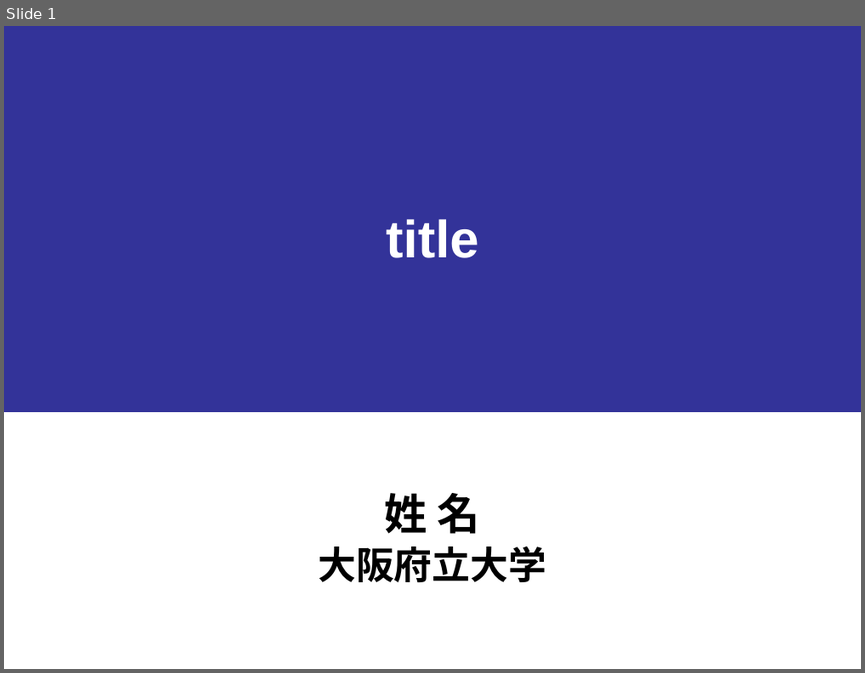
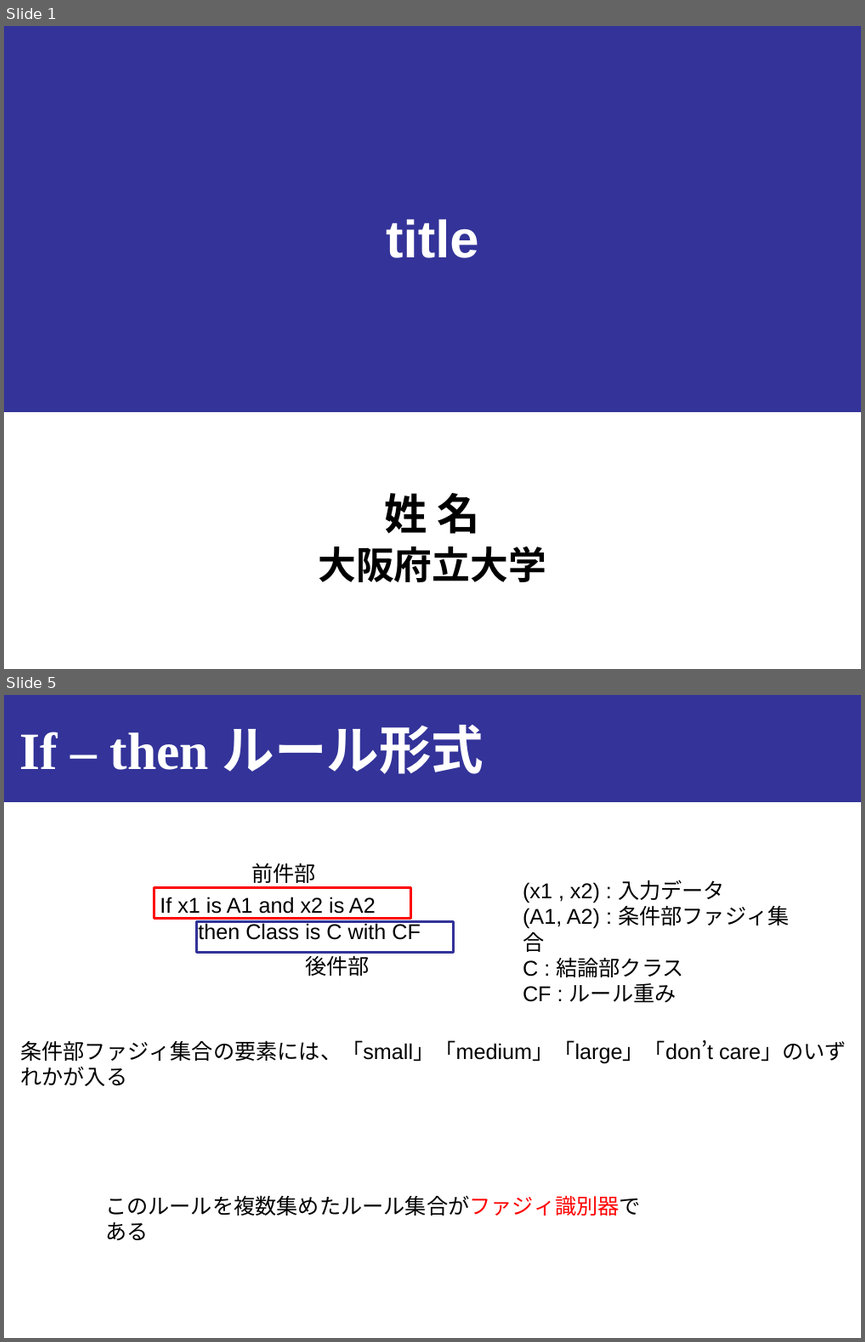
Before and after one commit to onikUone/Junior, a slide deck: Junior_下書き.pptx. Shown one above the other, each under a label of ours: slide 1 before the commit, slides 1 and 5 after it; the slides between them are not shown. The pictures are 865x673 and 865x1342 pixels, drawn with LibreOffice and Linux fonts; fonts in the diff are those of the drawing. Boxes give left, top, right and bottom in pixels: in the first picture for what was removed or moved away, otherwise in the second. Text is boxed around its words. In the diff, an @@ line names an element or a change of style, - is before the commit and + after.

```diff
--- a/Junior_下書き.pptx
+++ b/Junior_下書き.pptx
@@ slide 5 added at (x1=4, y1=695, x2=861, y2=1338), background #FFFFFF @@
@@ rectangle added at (x1=4, y1=695, x2=861, y2=802), fill #333399, outline #333399 0.75 pt @@
@@ title added at (x1=19, y1=725, x2=484, y2=774), 44 pt, text #FFFFFF, bold @@
+If – then ルール形式
@@ text added at (x1=251, y1=863, x2=316, y2=883), 18 pt, text #000000 @@
+前件部
@@ rectangle added at (x1=154, y1=888, x2=411, y2=918), outline #FF0000 2 pt @@
@@ text added at (x1=160, y1=896, x2=420, y2=940), 18 pt, text #000000 @@
+If x1 is A1 and x2 is A2
+then Class is C with CF
@@ text added at (x1=522, y1=879, x2=789, y2=1003), 18 pt, text #000000 @@
+(x1 , x2) : 入力データ
+(A1, A2) : 条件部ファジィ集合
+C : 結論部クラス
+CF : ルール重み
@@ rectangle added at (x1=196, y1=922, x2=453, y2=952), outline #333399 2 pt @@
@@ text added at (x1=305, y1=952, x2=370, y2=975), 18 pt, text #000000 @@
+後件部
@@ text added at (x1=20, y1=1040, x2=846, y2=1086), 18 pt, text #000000 @@
+条件部ファジィ集合の要素には、「small」「medium」「large」「don’t care」のいずれかが入る
@@ text added at (x1=105, y1=1195, x2=641, y2=1215), 18 pt, text #000000 @@
+このルールを複数集めたルール集合がファジィ識別器である
```
Also in this commit, not shown: 3 other slides added.
